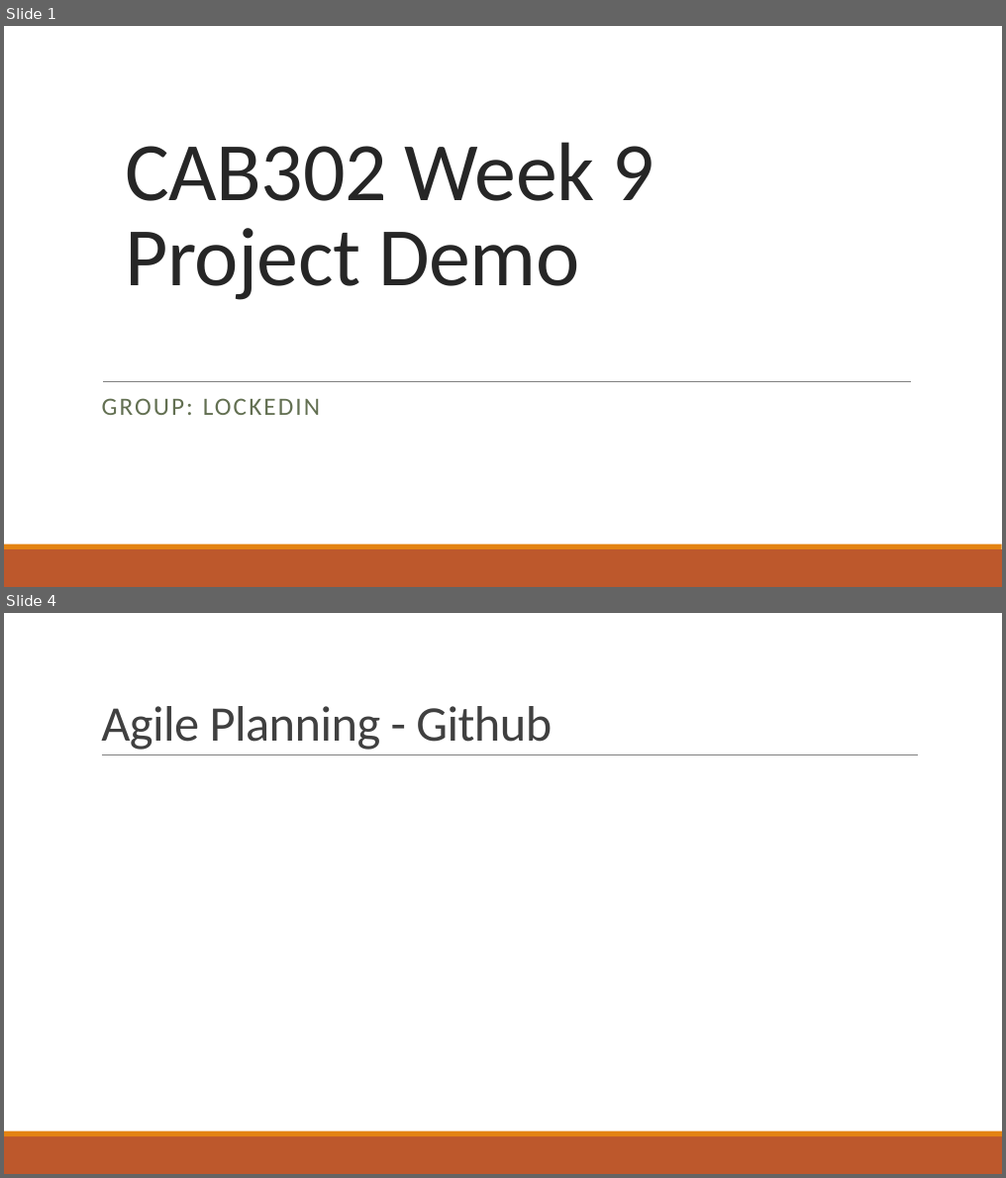
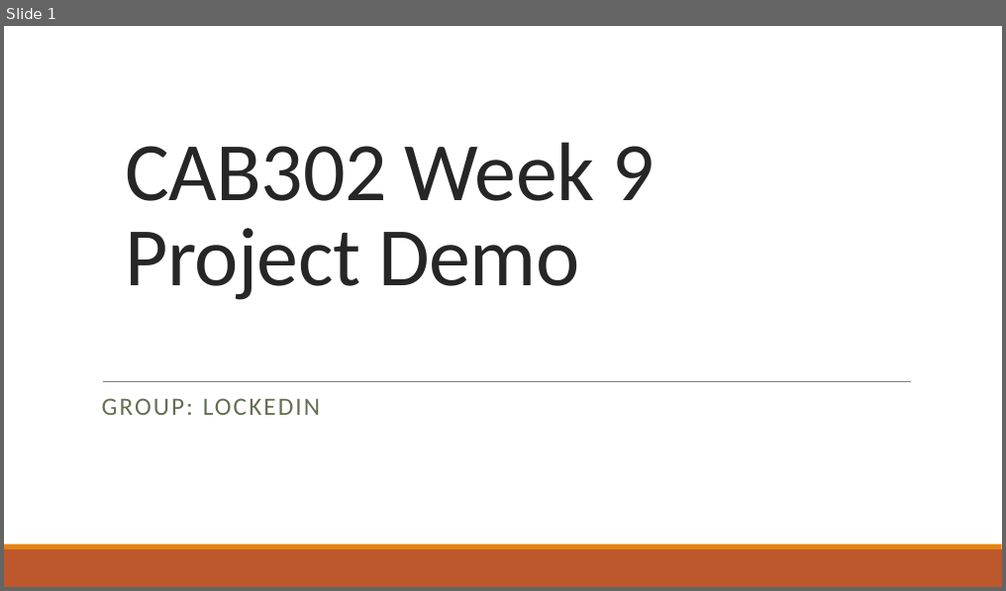
Before and after one commit to Kipkangaroo/CAB302_Project, a slide deck: Resources/Week 9 Video/Week 9 Video Presentation.pptx. Shown one above the other, each under a label of ours: slides 1 and 4 before the commit, slide 1 after it; the slides between them are not shown. The pictures are 1006x1178 and 1006x591 pixels, drawn with LibreOffice and Linux fonts; fonts in the diff are those of the drawing. Boxes give left, top, right and bottom in pixels: in the first picture for what was removed or moved away, otherwise in the second. Text is boxed around its words. In the diff, an @@ line names an element or a change of style, - is before the commit and + after.

```diff
--- a/Resources/Week 9 Video/Week 9 Video Presentation.pptx
+++ b/Resources/Week 9 Video/Week 9 Video Presentation.pptx
@@ slide 4 removed at (x1=4, y1=613, x2=1002, y2=1174), background #FFFFFF; not listed: 2 template elements that a slide beside it also shows @@
@@ title removed at (x1=101, y1=706, x2=551, y2=750) @@
-Agile Planning - Github
@@ line removed from (102, 756) to (918, 756) @@
```
Also in this commit, not shown: 2 slides changed, 8 slides added, 3 other slides removed, 7 other files.
